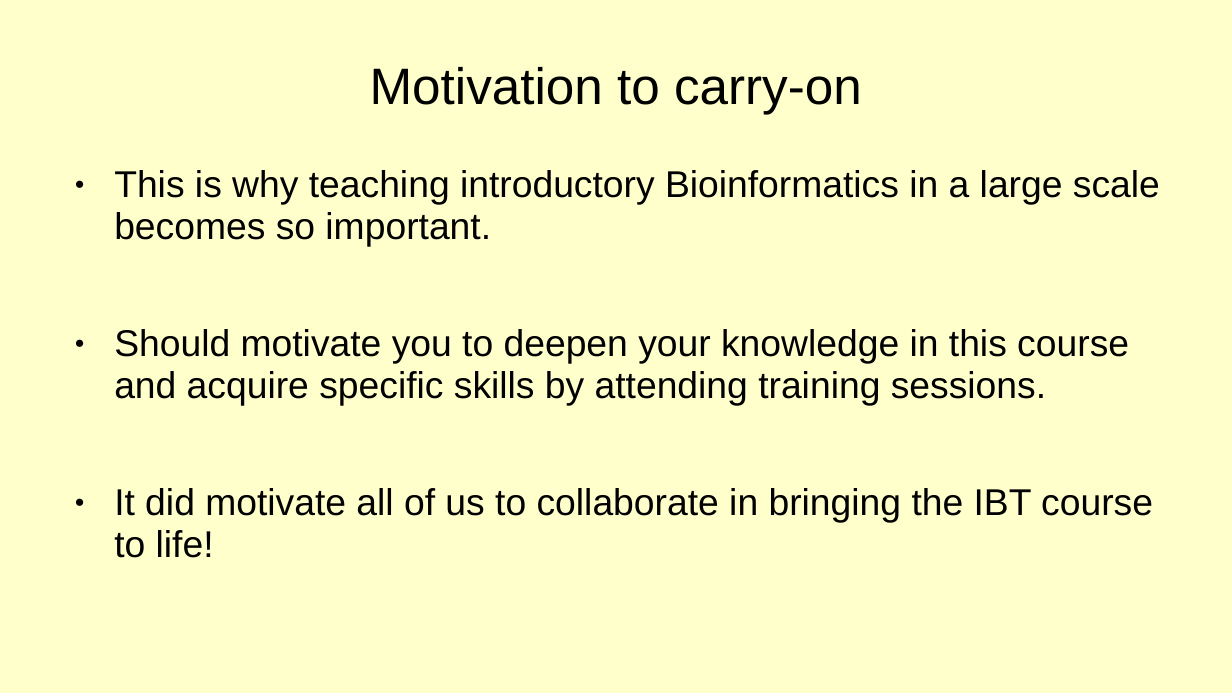
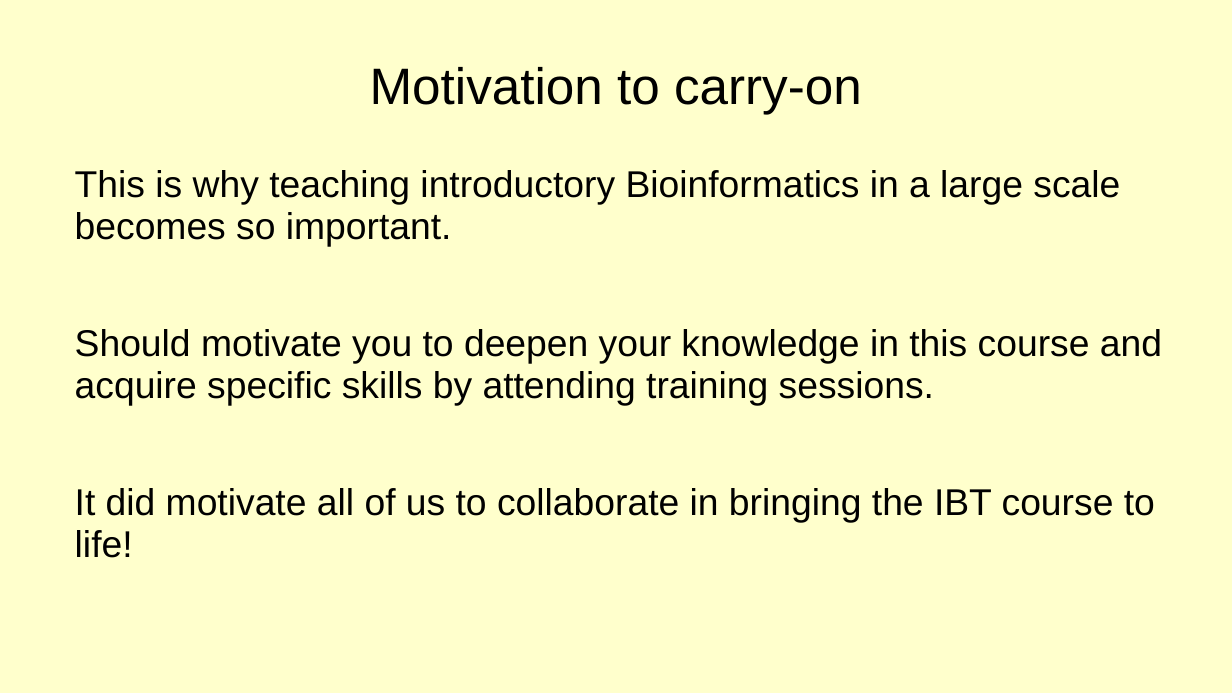
Before and after one commit to BioinformaticsTraining/Introduction-to-Bioinformatics, a slide deck: slide 14 of Presentations/02-Impact of Bioinformatics/02-Impacts_of_Bioinformatics.ppt. Drawn at 1232x693 pixels with LibreOffice and Linux fonts; fonts in the diff are those of the drawing. Boxes give left, top, right and bottom in pixels: in the first picture for what was removed or moved away, otherwise in the second. Text is boxed around its words. In the diff, an @@ line names an element or a change of style, - is before the commit and + after.

```diff
--- a/Presentations/02-Impact of Bioinformatics/02-Impacts_of_Bioinformatics.ppt
+++ b/Presentations/02-Impact of Bioinformatics/02-Impacts_of_Bioinformatics.ppt
@@ text "This is why teaching introductory ..." at <box>75,170,1162,558</box>: bullet ● to none @@
```
Also in this commit, not shown: 1 other slide changed, 13 other files.
